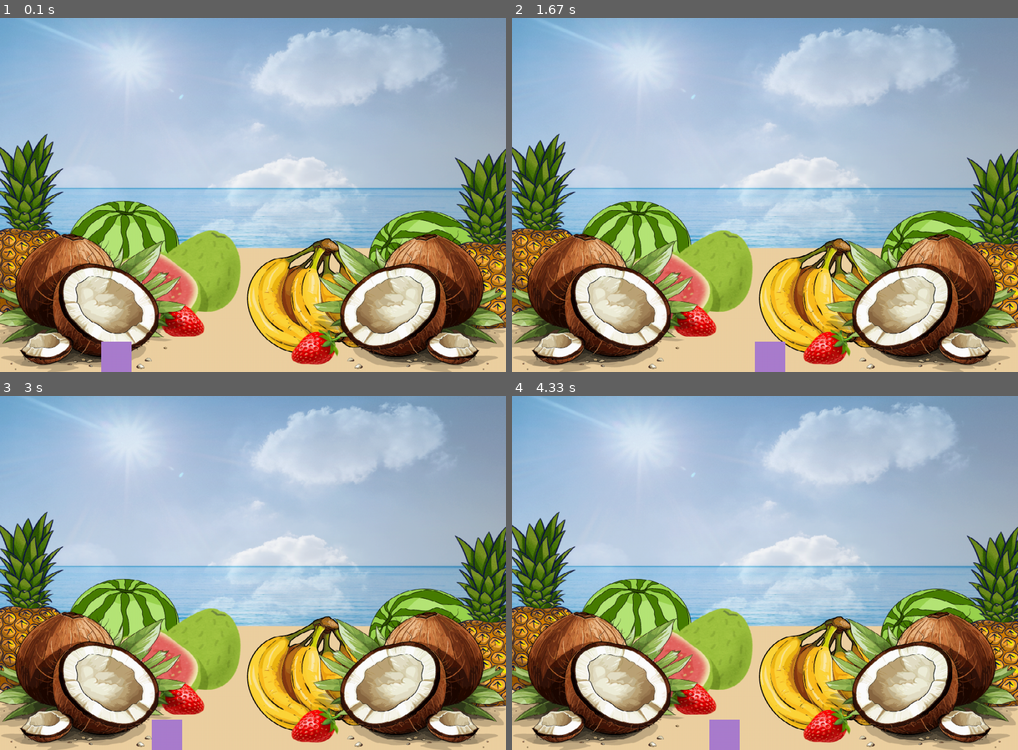
Above: before the commit, frames 1-4 (two rows, left to right).
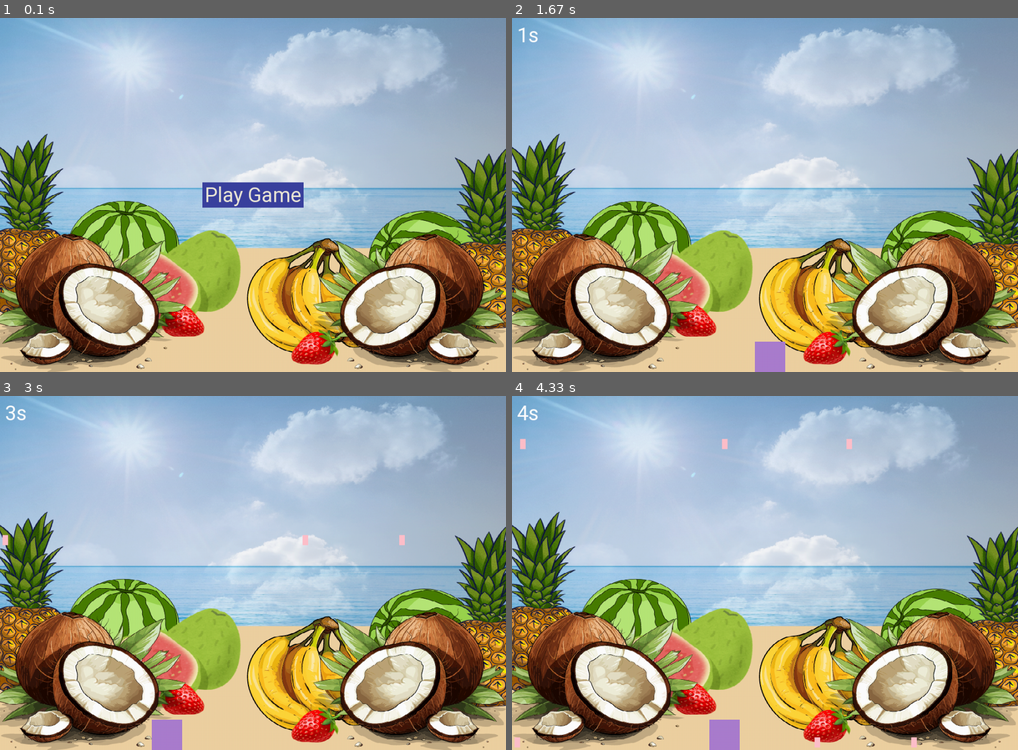
Above: after the commit, the same moments.

Repository: gabfranc/pygame
Game: pygame game, started from main.py
Two runs of this game, one before a commit and one after it. Both use one fixed random seed, a clock stepped at 60 frames per second and the inputs below.
Inputs (mouse positions are in pixels of both pictures, inside the frame that each line leads up to):
- Up to frame 1 (0.1 s): no input
- Up to frame 2 (1.67 s): click (765, 195) at 0.38 s, where only the run after the commit has a clickable "Play Game"; hold Right 0.67-1.13 s; move the mouse to (744, 209) at 0.7 s; hold Right 1.17-1.63 s
- Up to frame 3 (3 s): hold Left 1.67-2.2 s; hold Left 2.23-2.63 s; hold Right from 2.67 s (still down)
- Up to frame 4 (4.33 s): release Right at 3.3 s; hold Left 3.33-3.8 s; hold Right 3.83-4.3 s

The runs differ from the first frame. In frame 1, 2.0% of the frame differs, in the area x 20-60%, y 46-100%; in frame 2, less than 0.1%; in frame 3, 0.2%; in frame 4, 0.3%.

Commit message:
pygame created

Diff:
--- a/main.py
+++ b/main.py
@@ -2,6 +2,7 @@
 import time
 import random
 
+pygame.font.init()
 pygame.init()
 
 WIDTH, HEIGHT = 1000, 700
@@ -12,32 +13,123 @@
 
 PLAYER_WIDTH = 60
 PLAYER_HEIGHT = 60
+
 PLAYER_VEL = 5
+FRUIT_VEL = 5
+FRUIT_WIDTH = 11
+FRUIT_HEIGHT = 20
 
-def draw(player):
+FONT = pygame.font.SysFont("roboto", 40)
+
+def draw(player, elapsed_time, fruits):
     WIN.blit(BG, (0, 0))
+
+    time_text = FONT.render(f"{round(elapsed_time)}s", 1, "white")
+    WIN.blit(time_text, (10, 10))
+
     pygame.draw.rect(WIN, (170, 125, 206), player)
+
+    for fruit in fruits:
+        pygame.draw.rect(WIN, "pink", fruit)
+
     pygame.display.update()
+
+def draw_game_over():
+    lost_text = FONT.render("GAME OVER!", 1, (136, 13, 30))
+    WIN.blit(lost_text, (WIDTH/2 - lost_text.get_width()/2, HEIGHT/2 - lost_text.get_height()/2 - 40))
+
+    reset_button = pygame.Rect(WIDTH/2 - 100, HEIGHT/2, 200, 50)
+    pygame.draw.rect(WIN, (211, 213, 212), reset_button)
+    reset_text = FONT.render("RESTART?", 1, (23, 24, 59))
+    WIN.blit(reset_text, (reset_button.x + reset_button.width/2 - reset_text.get_width()/2, reset_button.y + reset_button.height/2 - reset_text.get_height()/2))
+
+    pygame.display.update()
+    return reset_button
+
+def draw_start_screen():
+    WIN.blit(BG, (0, 0))
+    play_button = pygame.Rect(WIDTH/2 - 100, HEIGHT/2 - 25, 200, 50)
+    pygame.draw.rect(WIN, (59, 66, 159), play_button)
+    play_text = FONT.render("Play Game", 1, (240, 235, 216))
+    WIN.blit(play_text, (play_button.x + play_button.width/2 - play_text.get_width()/2, play_button.y + play_button.height/2 - play_text.get_height()/2))
+
+    pygame.display.update()
+    return play_button
 
 def main():
     run = True
+    game_over = False
     player = pygame.Rect(200, HEIGHT - PLAYER_HEIGHT, PLAYER_WIDTH, PLAYER_HEIGHT)
     clock = pygame.time.Clock()
 
+    start_time = time.time()
+    elapsed_time = 0
+
+    fruit_add_increment = 2000
+    fruit_count = 0
+
+    fruits = []
+    hit = False
+
+    start_screen = True
+
     while run:
-        clock.tick(60)
+        if start_screen:
+            play_button = draw_start_screen()
+            for event in pygame.event.get():
+                if event.type == pygame.QUIT:
+                    run = False
+                if event.type == pygame.MOUSEBUTTONDOWN:
+                    mouse_pos = pygame.mouse.get_pos()
+                    if play_button.collidepoint(mouse_pos):
+                        start_screen = False
+                        start_time = time.time()  # Reset the start time
+            continue
+
+        fruit_count += clock.tick(60)
+        elapsed_time = time.time() - start_time
+
+        if fruit_count > fruit_add_increment:
+            for _ in range(3):
+                fruit_x = random.randint(0, WIDTH - FRUIT_WIDTH)
+                fruit = pygame.Rect(fruit_x, -FRUIT_HEIGHT, FRUIT_WIDTH, FRUIT_HEIGHT)
+                fruits.append(fruit)
+
+            fruit_add_increment = max(200, fruit_add_increment - 50)
+            fruit_count = 0
+
         for event in pygame.event.get():
             if event.type == pygame.QUIT:
                 run = False
                 break
+            if event.type == pygame.MOUSEBUTTONDOWN and game_over:
+                mouse_pos = pygame.mouse.get_pos()
+                if reset_button.collidepoint(mouse_pos):
+                    main()  # Restart the game
+                    return
 
-        keys = pygame.key.get_pressed()
-        if keys[pygame.K_LEFT] and player.x - PLAYER_VEL >= 0:  # Check if left key is pressed and player is within the left boundary
-            player.x -= PLAYER_VEL
-        if keys[pygame.K_RIGHT] and player.x + PLAYER_VEL + player.width <= WIDTH:  # Check if right key is pressed and player is within the right boundary
-            player.x += PLAYER_VEL
+        if not game_over:
+            keys = pygame.key.get_pressed()
+            if keys[pygame.K_LEFT] and player.x - PLAYER_VEL >= 0:
+                player.x -= PLAYER_VEL
+            if keys[pygame.K_RIGHT] and player.x + PLAYER_VEL + player.width <= WIDTH:
+                player.x += PLAYER_VEL
 
-        draw(player)
+            for fruit in fruits[:]:
+                fruit.y += FRUIT_VEL
+                if fruit.y > HEIGHT:
+                    fruits.remove(fruit)
+                elif fruit.y + fruit.height >= player.y and fruit.colliderect(player):
+                    fruits.remove(fruit)
+                    hit = True
+                    break
+
+            if hit:
+                game_over = True
+                reset_button = draw_game_over()
+
+        if not game_over:
+            draw(player, elapsed_time, fruits)
 
     pygame.quit()
 
